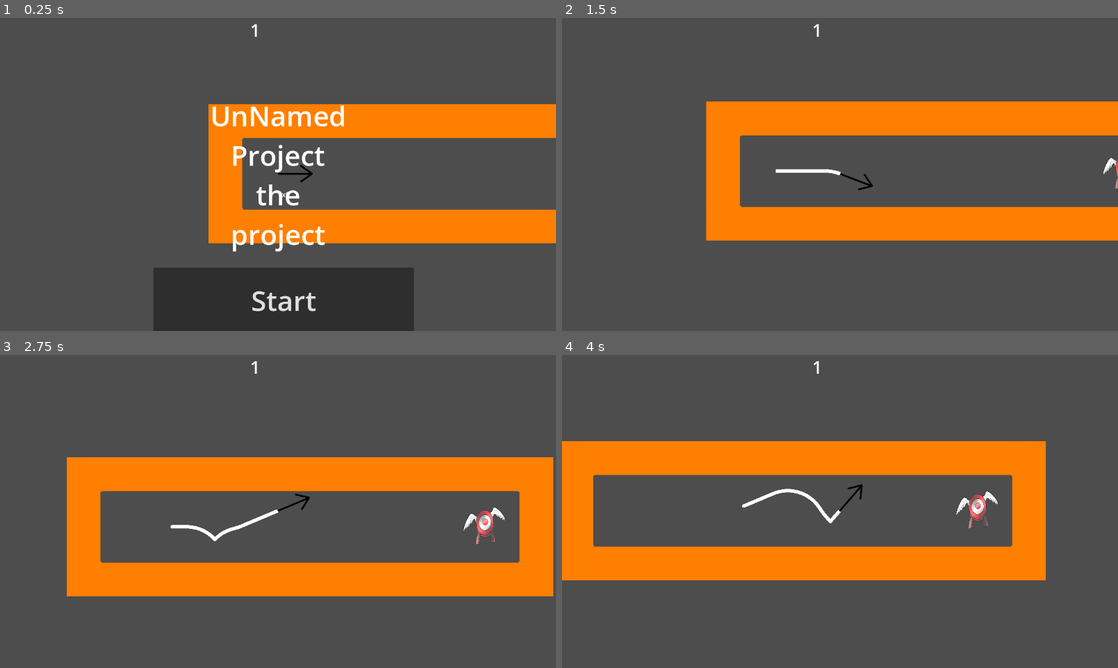
Above: before the commit, frames 1-4 (two rows, left to right).
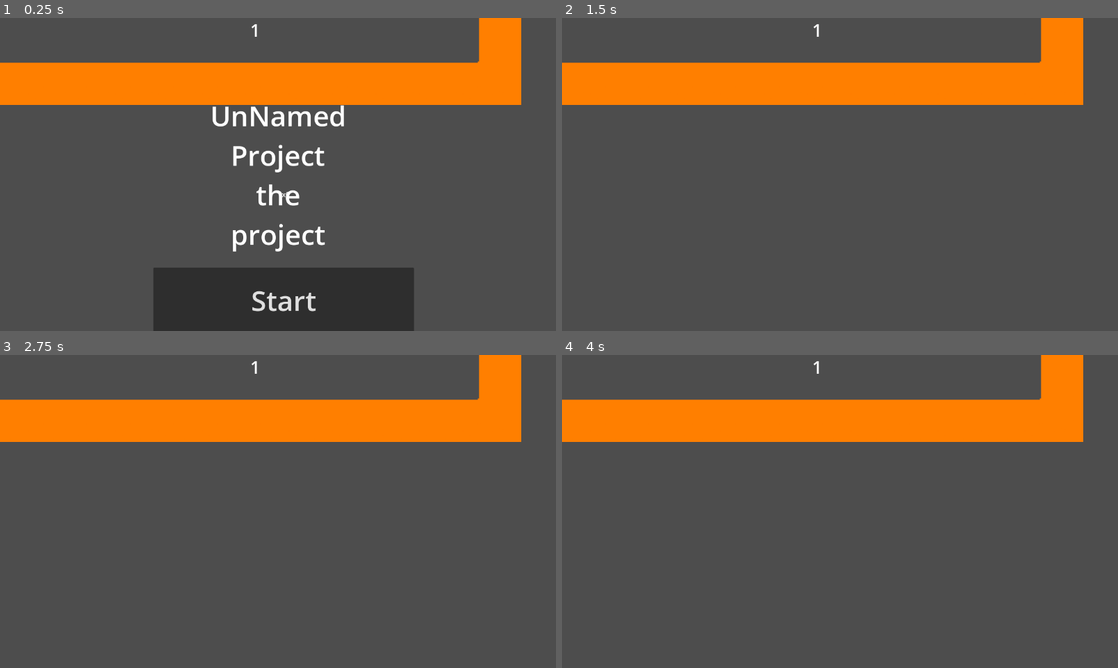
Above: after the commit, the same moments.

Repository: zazak03/jamimag
Game: Godot game, scene res://levels/level_one.tscn
Two runs of this game, one before a commit and one after it. Both use one fixed random seed, a clock stepped at 60 frames per second and the inputs below.
Inputs:
- Up to frame 1 (0.25 s): no input
- Up to frame 2 (1.5 s): click "Start" at 0.5 s; hold Right (turn_clockwise) from 1.28 s (still down)
- Up to frame 3 (2.75 s): release Right (turn_clockwise) at 2.03 s; tap Left (turn_counterclockwise) at 2.1 s
- Up to frame 4 (4 s): hold Right (turn_clockwise) 2.78-3.53 s; tap Left (turn_counterclockwise) at 3.6 s

The runs differ from the first frame. In frame 1, 28% of the frame differs, in the area x 0-100%, y 0-72%; in frame 2, 30%; in frame 3, 36%, in the area x 0-100%, y 0-78%; in frame 4, 36%.

Commit message:
objective_hint

Diff:
--- a/scenes/cible.tscn
+++ b/scenes/cible.tscn
@@ -16,4 +16,6 @@
 [node name="CollisionShape2D" type="CollisionShape2D" parent="."]
 shape = SubResource("CircleShape2D_ck506")
 
+[node name="is_visible" type="VisibleOnScreenNotifier2D" parent="."]
+
 [connection signal="area_entered" from="." to="." method="_on_area_entered"]
--- a/scenes/fleche_complet.tscn
+++ b/scenes/fleche_complet.tscn
@@ -1,13 +1,25 @@
-[gd_scene load_steps=4 format=3 uid="uid://dtijo7v6bahj7"]
+[gd_scene load_steps=7 format=3 uid="uid://dtijo7v6bahj7"]
 
 [ext_resource type="Script" path="res://scripts/fleche_complet.gd" id="1_filkd"]
 [ext_resource type="Script" path="res://scripts/Fleche.gd" id="1_pdq3k"]
-[ext_resource type="Texture2D" uid="uid://cgjmjlbh0hs7j" path="res://assets/fleche.png" id="2_htwda"]
+[ext_resource type="Texture2D" uid="uid://cgjmjlbh0hs7j" path="res://scenes/assets/fleche.png" id="2_htwda"]
+[ext_resource type="Shader" path="res://others/objective_hint.gdshader" id="4_jafdn"]
+[ext_resource type="Texture2D" uid="uid://dbbnd3yeuf753" path="res://scenes/assets/icon.svg" id="4_suc36"]
+
+[sub_resource type="ShaderMaterial" id="ShaderMaterial_3vg6h"]
+shader = ExtResource("4_jafdn")
+shader_parameter/fade_out = 1.0
 
 [node name="Fleche_complet" type="Node2D"]
 script = ExtResource("1_filkd")
 nbr_points_cape = 100
 update_interval = 0.05
+hint_fade_out_time = 0.2
+
+[node name="Objective_hint" type="Sprite2D" parent="."]
+material = SubResource("ShaderMaterial_3vg6h")
+position = Vector2(700, 352)
+texture = ExtResource("4_suc36")
 
 [node name="PhysiqueCape" type="Node2D" parent="."]
 
--- a/scripts/fleche_complet.gd
+++ b/scripts/fleche_complet.gd
@@ -6,13 +6,19 @@
 var points_cape = []
 var derniers_vect_pos = []
 @onready var ma_var = $fleche
+var objective
+@export var hint_fade_out_time:float = 1
 
+var afficher_cape = 1
 var i_cape = 0
 
+
 signal fleche_hit
+var hint_indicator_vecteur = Vector2(700, 350)
 
 # Called when the node enters the scene tree for the first time.
 func _ready():
+	objective = get_parent().find_child("cible")
 	for i in range(nbr_points_cape):
 		var child = cape.instantiate()
 		$PhysiqueCape.add_child(child)
@@ -29,7 +35,18 @@
 
 func _physics_process(delta):
 	update_pos()
+	objective_hint(delta)
 
+
+
+func objective_hint(delta):
+	if objective.get_node("is_visible").is_on_screen():
+		afficher_cape = max((afficher_cape - delta / hint_fade_out_time), 0)
+	else:
+		afficher_cape = min((afficher_cape + delta / hint_fade_out_time), 1)
+	var vect = (objective.global_position - $fleche.global_position).normalized()
+	$Objective_hint.global_position = $fleche.global_position + Vector2(vect.x * hint_indicator_vecteur.x, vect.y * hint_indicator_vecteur.y)
+	$Objective_hint.material.set_shader_parameter("fade_out", afficher_cape)
 
 func update_pos():
 	points_cape[i_cape].position = $fleche.position
Not shown: 1 places in scenes/cible.tscn that only renumber resources
